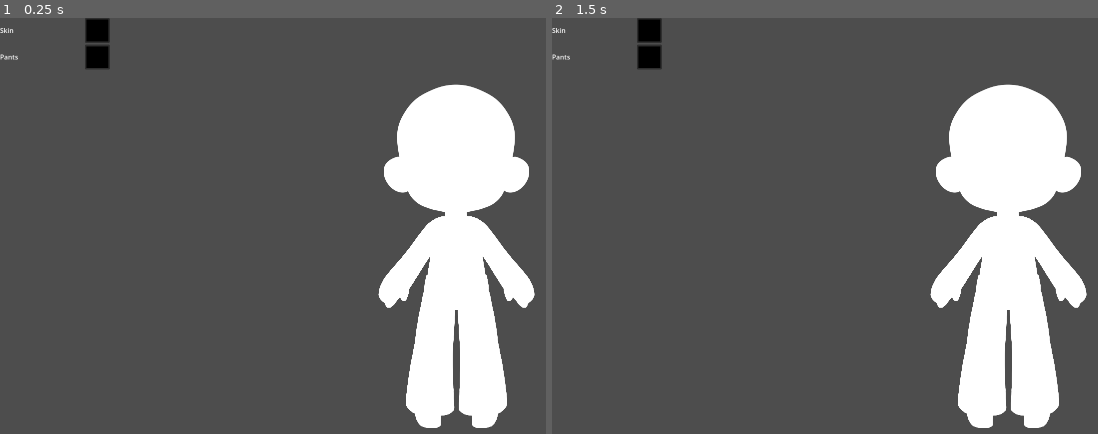
Above: before the commit, frames 1-2 (left to right).
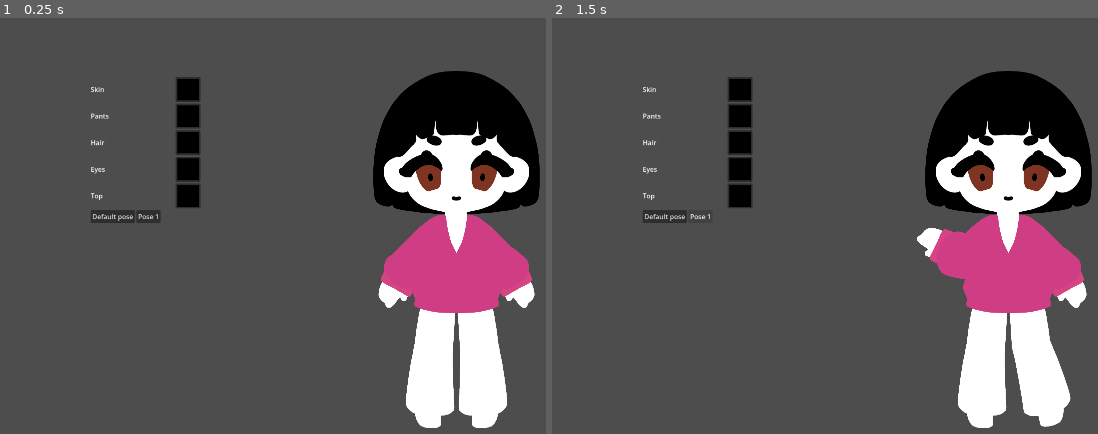
Above: after the commit, the same moments.

Repository: DayaanS/dress-up
Game: Godot game, scene res://scenes/customization.tscn
The game is run twice, just before and just after one commit, with the same random seed, the same clock (stepped at 60 frames per second) and the same inputs.
Inputs (mouse positions are in pixels of both pictures, inside the frame that each line leads up to):
- Up to frame 1 (0.25 s): no input
- Up to frame 2 (1.5 s): click (666, 217) at 0.5 s, where only the run after the commit has a clickable "Default pose"; click (699, 217) at 1.25 s, where only the run after the commit has a clickable "Pose 1"

The runs differ from the first frame. In frame 1, 13% of the frame differs, in the area x 0-99%, y 0-71%; in frame 2, 14%, in the area x 0-99%, y 0-99%.

Commit message:
feat: add pose change buttons
added script to change pose on the customization screen
also added more clothes onto base model and expanded color change options

Diff:
--- a/scenes/character.tscn
+++ b/scenes/character.tscn
@@ -6,13 +6,86 @@
 [ext_resource type="Texture2D" uid="uid://rmld7n02e7if" path="res://assets/images/body/hand_1.png" id="3_irmqu"]
 [ext_resource type="Texture2D" uid="uid://bu5y3fh124rkc" path="res://assets/images/body/thigh.png" id="4_7eonc"]
 [ext_resource type="Texture2D" uid="uid://x0jq4ntesos1" path="res://assets/images/body/calf.png" id="5_50cep"]
+[ext_resource type="Texture2D" uid="uid://5x3l3ny4yqi2" path="res://assets/images/clothes/sweater_1_hand.png" id="5_cicko"]
 [ext_resource type="Texture2D" uid="uid://bc5ltvoesuj0b" path="res://assets/images/clothes/pants_1_calf.png" id="6_7eonc"]
 [ext_resource type="Texture2D" uid="uid://c7qvpg82bxf5" path="res://assets/images/body/torso.png" id="6_8yvht"]
+[ext_resource type="Texture2D" uid="uid://2yil3kg2jrw2" path="res://assets/images/clothes/sweater_1_forearm.png" id="6_bj47h"]
+[ext_resource type="Texture2D" uid="uid://pm633613k5xh" path="res://assets/images/clothes/sweater_1_arm.png" id="7_4lh0q"]
 [ext_resource type="Texture2D" uid="uid://88exmkr8m4lh" path="res://assets/images/clothes/pants_1_thigh.png" id="7_50cep"]
 [ext_resource type="Texture2D" uid="uid://djx80naq4sqf2" path="res://assets/images/body/neck.png" id="7_lagn4"]
 [ext_resource type="Texture2D" uid="uid://btmvhg63ujqe2" path="res://assets/images/body/ear_1.png" id="8_x8k1v"]
 [ext_resource type="Texture2D" uid="uid://big6pceq7486y" path="res://assets/images/body/head_1.png" id="9_ih8y6"]
 [ext_resource type="Texture2D" uid="uid://cc4q38a7jl37w" path="res://assets/images/clothes/pants_1_torso.png" id="12_8yvht"]
+[ext_resource type="Texture2D" uid="uid://x5tnec8oklwp" path="res://assets/images/face/eye_white_1.png" id="12_ih8y6"]
+[ext_resource type="Texture2D" uid="uid://by06ae5x8c8or" path="res://assets/images/face/eye_iris_1.png" id="13_rbud2"]
+[ext_resource type="Texture2D" uid="uid://yokwmisvjiaa" path="res://assets/images/face/eye_pupil_1.png" id="14_vovfy"]
+[ext_resource type="Texture2D" uid="uid://bbxhdlnteol4g" path="res://assets/images/face/eye_lash_1.png" id="15_u0pwc"]
+[ext_resource type="Texture2D" uid="uid://dqqcdgmu77f2v" path="res://assets/images/face/mouth_1.png" id="19_bj47h"]
+[ext_resource type="Texture2D" uid="uid://dje5t0khhdgsm" path="res://assets/images/face/brow_1.png" id="20_4lh0q"]
+[ext_resource type="Texture2D" uid="uid://bt1jv2x2a3dic" path="res://assets/images/clothes/sweater_1_torso.png" id="21_7qyni"]
+[ext_resource type="Texture2D" uid="uid://bvm7rtmruwqfk" path="res://assets/images/hair/hair_back_1.png" id="21_sougf"]
+[ext_resource type="Texture2D" uid="uid://c456vpdb8h7qk" path="res://assets/images/hair/hair_front_1.png" id="22_p478o"]
+
+[sub_resource type="Animation" id="Animation_sougf"]
+length = 0.001
+tracks/0/type = "value"
+tracks/0/imported = false
+tracks/0/enabled = true
+tracks/0/path = NodePath("Body/ThighR/CalfR:rotation")
+tracks/0/interp = 1
+tracks/0/loop_wrap = true
+tracks/0/keys = {
+"times": PackedFloat32Array(0),
+"transitions": PackedFloat32Array(1),
+"update": 0,
+"values": [0.0]
+}
+tracks/1/type = "value"
+tracks/1/imported = false
+tracks/1/enabled = true
+tracks/1/path = NodePath("Body/ArmL/ForearmL:rotation")
+tracks/1/interp = 1
+tracks/1/loop_wrap = true
+tracks/1/keys = {
+"times": PackedFloat32Array(0),
+"transitions": PackedFloat32Array(1),
+"update": 0,
+"values": [0.0]
+}
+
+[sub_resource type="Animation" id="Animation_p478o"]
+resource_name = "new_animation"
+length = 0.2
+tracks/0/type = "value"
+tracks/0/imported = false
+tracks/0/enabled = true
+tracks/0/path = NodePath("Body/ThighR/CalfR:rotation")
+tracks/0/interp = 1
+tracks/0/loop_wrap = true
+tracks/0/keys = {
+"times": PackedFloat32Array(0, 0.099999994),
+"transitions": PackedFloat32Array(1, 1),
+"update": 0,
+"values": [0.0, -0.20135266]
+}
+tracks/1/type = "value"
+tracks/1/imported = false
+tracks/1/enabled = true
+tracks/1/path = NodePath("Body/ArmL/ForearmL:rotation")
+tracks/1/interp = 1
+tracks/1/loop_wrap = true
+tracks/1/keys = {
+"times": PackedFloat32Array(0.0009999999, 0.11),
+"transitions": PackedFloat32Array(1, 1),
+"update": 0,
+"values": [0.0, 1.5065876]
+}
+
+[sub_resource type="AnimationLibrary" id="AnimationLibrary_2y1m1"]
+_data = {
+&"RESET": SubResource("Animation_sougf"),
+&"new_animation": SubResource("Animation_p478o")
+}
 
 [node name="Character" type="Node2D" unique_id=1822629463]
 script = ExtResource("1_50cep")
@@ -37,6 +110,24 @@
 texture = ExtResource("3_irmqu")
 offset = Vector2(419.9995, -342.85742)
 
+[node name="Sprite2D" type="Sprite2D" parent="Body/ArmL/ForearmL/HandL" unique_id=1511034855]
+self_modulate = Color(0.8383095, 0.26480314, 0.5144139, 1)
+position = Vector2(420.00018, -342.85733)
+scale = Vector2(1.0000006, 1.0000006)
+texture = ExtResource("5_cicko")
+
+[node name="Sprite2D2" type="Sprite2D" parent="Body/ArmL/ForearmL" unique_id=2105640021]
+self_modulate = Color(0.8098381, 0.23989493, 0.52270544, 1)
+position = Vector2(294.28574, -182.85724)
+scale = Vector2(1.0000004, 1.0000004)
+texture = ExtResource("6_bj47h")
+
+[node name="Sprite2D3" type="Sprite2D" parent="Body/ArmL" unique_id=769164655]
+self_modulate = Color(0.8098381, 0.23989493, 0.52270544, 1)
+position = Vector2(67, 122.85718)
+scale = Vector2(0.9999993, 0.9999993)
+texture = ExtResource("7_4lh0q")
+
 [node name="ArmR" type="Sprite2D" parent="Body" unique_id=1591235438]
 position = Vector2(80, -122.85718)
 texture = ExtResource("1_0dpix")
@@ -57,6 +148,27 @@
 offset = Vector2(-420.0017, -342.85767)
 flip_h = true
 
+[node name="Sprite2D2" type="Sprite2D" parent="Body/ArmR/ForearmR/HandR" unique_id=49527927]
+self_modulate = Color(0.8383095, 0.26480314, 0.5144139, 1)
+position = Vector2(-420.0004, -342.85754)
+scale = Vector2(1.0000011, 1.0000011)
+texture = ExtResource("5_cicko")
+flip_h = true
+
+[node name="Sprite2D3" type="Sprite2D" parent="Body/ArmR/ForearmR" unique_id=670577568]
+self_modulate = Color(0.8098381, 0.23989493, 0.52270544, 1)
+position = Vector2(-294.28595, -182.85733)
+scale = Vector2(1.0000008, 1.0000008)
+texture = ExtResource("6_bj47h")
+flip_h = true
+
+[node name="Sprite2D4" type="Sprite2D" parent="Body/ArmR" unique_id=2129566399]
+self_modulate = Color(0.8098381, 0.23989493, 0.52270544, 1)
+position = Vector2(-80, 122.85718)
+scale = Vector2(0.9999993, 0.9999993)
+texture = ExtResource("7_4lh0q")
+flip_h = true
+
 [node name="ThighL" type="Sprite2D" parent="Body" unique_id=645347708]
 position = Vector2(-114.28589, 411.4286)
 texture = ExtResource("4_7eonc")
@@ -127,8 +239,101 @@
 offset = Vector2(-362.85718, 408.57153)
 flip_h = true
 
+[node name="EyeL" type="Sprite2D" parent="Body/Neck/Head" unique_id=1109737370]
+position = Vector2(-195.14287, -265.42865)
+
+[node name="EyeWhite" type="Sprite2D" parent="Body/Neck/Head/EyeL" unique_id=1467705062]
+clip_children = 2
+texture = ExtResource("12_ih8y6")
+offset = Vector2(198.00005, 414.0001)
+
+[node name="EyeIris" type="Sprite2D" parent="Body/Neck/Head/EyeL/EyeWhite" unique_id=1799792135]
+self_modulate = Color(0.49742538, 0.20289811, 0.13148296, 1)
+position = Vector2(19, 8)
+texture = ExtResource("13_rbud2")
+offset = Vector2(179.00005, 406.0001)
+
+[node name="EyePupil" type="Sprite2D" parent="Body/Neck/Head/EyeL/EyeWhite/EyeIris" unique_id=301029953]
+self_modulate = Color(0, 0, 0, 1)
+position = Vector2(0, 15)
+texture = ExtResource("14_vovfy")
+offset = Vector2(179.00005, 391.0001)
+
+[node name="EyeLash" type="Sprite2D" parent="Body/Neck/Head/EyeL" unique_id=1839722307]
+self_modulate = Color(0, 0, 0, 1)
+z_index = 1
+position = Vector2(21, 23)
+texture = ExtResource("15_u0pwc")
+offset = Vector2(177.00005, 391.0001)
+
+[node name="EyeR" type="Sprite2D" parent="Body/Neck/Head" unique_id=932538571]
+position = Vector2(-195.14287, -265.42865)
+
+[node name="EyeWhite" type="Sprite2D" parent="Body/Neck/Head/EyeR" unique_id=243507368]
+clip_children = 2
+texture = ExtResource("12_ih8y6")
+offset = Vector2(198.00005, 414.0001)
+flip_h = true
+
+[node name="EyeIris" type="Sprite2D" parent="Body/Neck/Head/EyeR/EyeWhite" unique_id=1310384883]
+self_modulate = Color(0.49742538, 0.20289811, 0.13148296, 1)
+position = Vector2(19, 8)
+texture = ExtResource("13_rbud2")
+offset = Vector2(179.00005, 406.0001)
+flip_h = true
+
+[node name="EyePupil" type="Sprite2D" parent="Body/Neck/Head/EyeR/EyeWhite/EyeIris" unique_id=869354502]
+self_modulate = Color(0, 0, 0, 1)
+position = Vector2(0, 15)
+texture = ExtResource("14_vovfy")
+offset = Vector2(179.00005, 391.0001)
+flip_h = true
+
+[node name="EyeLash" type="Sprite2D" parent="Body/Neck/Head/EyeR" unique_id=942854175]
+self_modulate = Color(0, 0, 0, 1)
+z_index = 1
+position = Vector2(21, 23)
+texture = ExtResource("15_u0pwc")
+offset = Vector2(177.00005, 391.0001)
+flip_h = true
+
+[node name="Mouth" type="Sprite2D" parent="Body/Neck/Head" unique_id=457347115]
+self_modulate = Color(0, 0, 0, 1)
+position = Vector2(2.857177, 148.57143)
+texture = ExtResource("19_bj47h")
+
+[node name="BrowL" type="Sprite2D" parent="Body/Neck/Head" unique_id=810420139]
+modulate = Color(0, 0, 0, 1)
+position = Vector2(2.857177, 148.57143)
+texture = ExtResource("20_4lh0q")
+
+[node name="BrowR" type="Sprite2D" parent="Body/Neck/Head" unique_id=1097071646]
+modulate = Color(0, 0, 0, 1)
+position = Vector2(2.857177, 148.57143)
+texture = ExtResource("20_4lh0q")
+flip_h = true
+
+[node name="HairBack" type="Sprite2D" parent="Body/Neck/Head" unique_id=837012082]
+self_modulate = Color(0, 0, 0, 1)
+z_index = -2
+position = Vector2(2.857177, 148.57143)
+texture = ExtResource("21_sougf")
+
+[node name="HairFront" type="Sprite2D" parent="Body/Neck/Head" unique_id=38312919]
+self_modulate = Color(0, 0, 0, 1)
+position = Vector2(2.857177, 148.57143)
+scale = Vector2(1.0000002, 1.0000002)
+texture = ExtResource("22_p478o")
+
 [node name="Torso" type="Sprite2D" parent="Body" unique_id=505009810]
 texture = ExtResource("6_8yvht")
 
 [node name="PantsTorso" type="Sprite2D" parent="Body/Torso" unique_id=1383961229]
 texture = ExtResource("12_8yvht")
+
+[node name="Sprite2D" type="Sprite2D" parent="Body/Torso" unique_id=2046502110]
+self_modulate = Color(0.8098381, 0.23989493, 0.52270544, 1)
+texture = ExtResource("21_7qyni")
+
+[node name="AnimationPlayer" type="AnimationPlayer" parent="." unique_id=1297651482]
+libraries/ = SubResource("AnimationLibrary_2y1m1")
--- a/scenes/customization.tscn
+++ b/scenes/customization.tscn
@@ -19,9 +19,10 @@
 
 [node name="VBoxContainer" type="VBoxContainer" parent="UI" unique_id=924974819]
 layout_mode = 0
-offset_top = -64.0
-offset_right = 264.0
-offset_bottom = -4.0
+offset_left = 218.0
+offset_top = 78.0
+offset_right = 482.0
+offset_bottom = 394.0
 
 [node name="SkinHBoxContainer" type="HBoxContainer" parent="UI/VBoxContainer" unique_id=807960127]
 layout_mode = 2
@@ -47,5 +48,57 @@
 custom_minimum_size = Vector2(60, 60)
 layout_mode = 2
 
+[node name="HBoxContainer2" type="HBoxContainer" parent="UI/VBoxContainer" unique_id=1808103051]
+layout_mode = 2
+
+[node name="Label" type="Label" parent="UI/VBoxContainer/HBoxContainer2" unique_id=548522289]
+custom_minimum_size = Vector2(200, 0)
+layout_mode = 2
+text = "Hair"
+
+[node name="HairColorPickerButton" type="ColorPickerButton" parent="UI/VBoxContainer/HBoxContainer2" unique_id=549307605]
+custom_minimum_size = Vector2(60, 60)
+layout_mode = 2
+
+[node name="HBoxContainer3" type="HBoxContainer" parent="UI/VBoxContainer" unique_id=738394307]
+layout_mode = 2
+
+[node name="Label" type="Label" parent="UI/VBoxContainer/HBoxContainer3" unique_id=188959542]
+custom_minimum_size = Vector2(200, 0)
+layout_mode = 2
+text = "Eyes"
+
+[node name="EyesColorPickerButton" type="ColorPickerButton" parent="UI/VBoxContainer/HBoxContainer3" unique_id=6841921]
+custom_minimum_size = Vector2(60, 60)
+layout_mode = 2
+
+[node name="HBoxContainer4" type="HBoxContainer" parent="UI/VBoxContainer" unique_id=156549697]
+layout_mode = 2
+
+[node name="Label" type="Label" parent="UI/VBoxContainer/HBoxContainer4" unique_id=1043712720]
+custom_minimum_size = Vector2(200, 0)
+layout_mode = 2
+text = "Top"
+
+[node name="TopColorPickerButton" type="ColorPickerButton" parent="UI/VBoxContainer/HBoxContainer4" unique_id=744098322]
+custom_minimum_size = Vector2(60, 60)
+layout_mode = 2
+
+[node name="HBoxContainer" type="HBoxContainer" parent="UI/VBoxContainer" unique_id=950029422]
+layout_mode = 2
+
+[node name="Button" type="Button" parent="UI/VBoxContainer/HBoxContainer" unique_id=1544224920]
+layout_mode = 2
+text = "Default pose"
+
+[node name="Button2" type="Button" parent="UI/VBoxContainer/HBoxContainer" unique_id=1536442784]
+layout_mode = 2
+text = "Pose 1"
+
 [connection signal="color_changed" from="UI/VBoxContainer/SkinHBoxContainer/SkinColorPickerButton" to="." method="_on_skin_color_picker_button_color_changed"]
 [connection signal="color_changed" from="UI/VBoxContainer/PantsHBoxContainer/PantsColorPickerButton" to="." method="_on_pants_color_picker_button_color_changed"]
+[connection signal="color_changed" from="UI/VBoxContainer/HBoxContainer2/HairColorPickerButton" to="." method="_on_hair_color_picker_button_color_changed"]
+[connection signal="color_changed" from="UI/VBoxContainer/HBoxContainer3/EyesColorPickerButton" to="." method="_on_eyes_color_picker_button_color_changed"]
+[connection signal="color_changed" from="UI/VBoxContainer/HBoxContainer4/TopColorPickerButton" to="." method="_on_top_color_picker_button_color_changed"]
+[connection signal="pressed" from="UI/VBoxContainer/HBoxContainer/Button" to="." method="_on_button_pressed"]
+[connection signal="pressed" from="UI/VBoxContainer/HBoxContainer/Button2" to="." method="_on_button_2_pressed"]
--- a/scripts/character.gd
+++ b/scripts/character.gd
@@ -41,3 +41,23 @@
 		"Pants":
 			for pants_part in pants_parts_list:
 				pants_part.self_modulate = color
+		"Eyes":
+			$Body/Neck/Head/EyeL/EyeWhite/EyeIris.self_modulate = color
+			$Body/Neck/Head/EyeR/EyeWhite/EyeIris.self_modulate = color
+		"Top":
+			$Body/ArmL/ForearmL/HandL/Sprite2D.self_modulate = color
+			$Body/ArmL/ForearmL/Sprite2D2.self_modulate = color
+			$Body/ArmL/Sprite2D3.self_modulate = color
+			$Body/ArmR/Sprite2D4.self_modulate = color
+			$Body/ArmR/ForearmR/Sprite2D3.self_modulate = color
+			$Body/ArmR/ForearmR/HandR/Sprite2D2.self_modulate = color
+			$Body/Torso/Sprite2D.self_modulate = color
+		"Hair":
+			$Body/Neck/Head/HairBack.self_modulate = color
+			$Body/Neck/Head/HairFront.self_modulate = color
+func set_pose(pose_name):
+	match pose_name:
+		"Pose 1":
+			$AnimationPlayer.play("new_animation")
+		"Default":
+			$AnimationPlayer.play("RESET")
--- a/scripts/customization.gd
+++ b/scripts/customization.gd
@@ -18,3 +18,26 @@
 
 func _on_pants_color_picker_button_color_changed(color: Color) -> void:
 	character.set_color("Pants",color)
+
+
+func _on_hair_color_picker_button_color_changed(color: Color) -> void:
+	character.set_color("Hair",color)
+
+
+func _on_eyes_color_picker_button_color_changed(color: Color) -> void:
+	character.set_color("Eyes",color)
+
+
+func _on_top_color_picker_button_color_changed(color: Color) -> void:
+	character.set_color("Top",color)
+
+
+
+
+
+func _on_button_pressed() -> void:
+	character.set_pose("Default")
+
+
+func _on_button_2_pressed() -> void:
+	character.set_pose("Pose 1")
